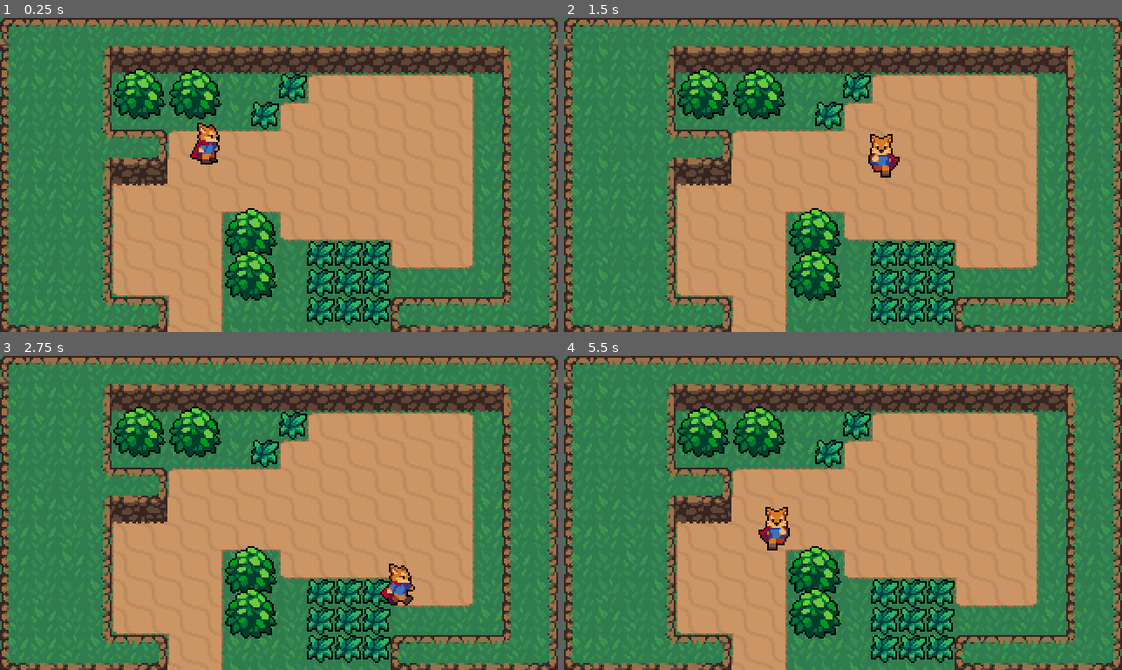
Above: before the commit, frames 1-4 (two rows, left to right).
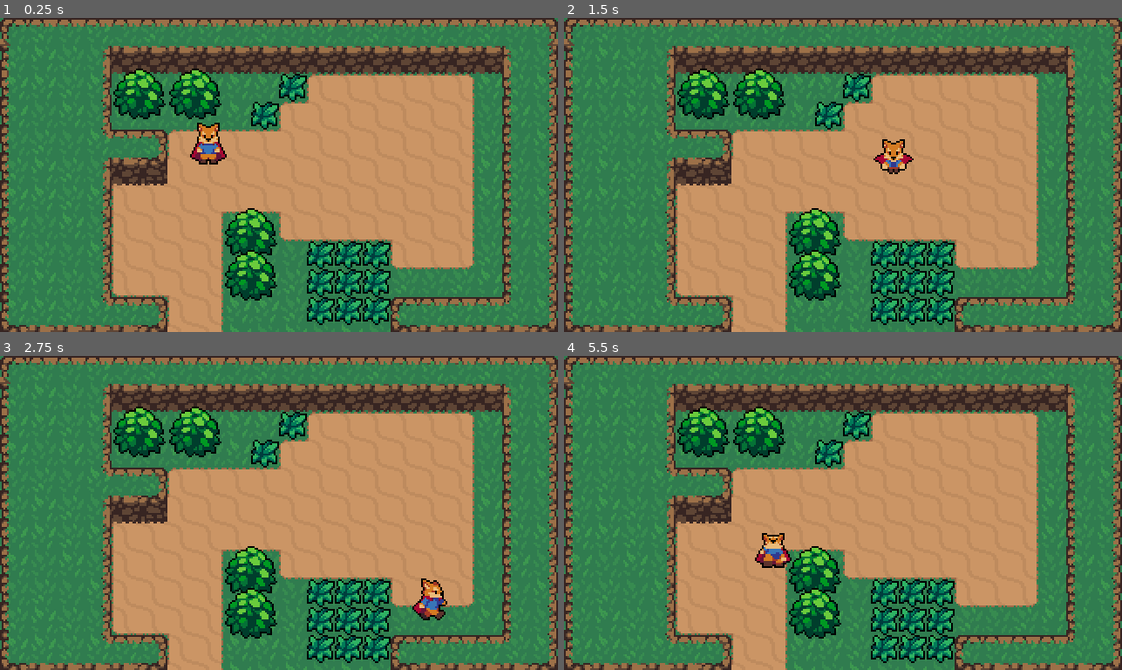
Above: after the commit, the same moments.

Repository: pauldpong/godot-tut
Game: Godot game, scene res://World.tscn
Two runs of this game, one before a commit and one after it. Both use one fixed random seed, a clock stepped at 60 frames per second and the inputs below.
Inputs:
- Up to frame 1 (0.25 s): no input
- Up to frame 2 (1.5 s): tap Enter at 0.5 s; hold Right (ui_right) 0.53-1.28 s; tap X (ui_roll, bound only after the commit) at 0.6, 1.35 s; hold Down (ui_down) from 1.28 s (still down)
- Up to frame 3 (2.75 s): release Down (ui_down) at 2.03 s; hold Right (ui_right) from 2.03 s (still down); tap X (ui_roll, bound only after the commit) at 2.1 s
- Up to frame 4 (5.5 s): release Right (ui_right) at 2.78 s; hold Up (ui_up) 2.78-3.53 s; tap X (ui_roll, bound only after the commit) every 0.75 s from 2.85 to 5.1 s; hold Left (ui_left) 3.53-5.03 s; hold Down (ui_down) from 5.03 s (still down)

The runs differ from the first frame. In frame 1, 0.3% of the frame differs, in the area x 35-41%, y 33-47%; in frame 2, 0.7%; in frame 3, 1.1%, in the area x 68-81%, y 66-85%; in frame 4, 0.9%.

Commit message:
Added rolling state

Diff:
--- a/Player/Player.gd
+++ b/Player/Player.gd
@@ -2,6 +2,7 @@
 
 const ACCELERATION = 500
 const MAX_SPEED = 80
+const ROLL_SPEED_FACTOR = 1.2
 
 enum {
 	MOVE,
@@ -11,6 +12,7 @@
 
 var state = MOVE
 var velocity = Vector2.ZERO
+var roll_vector = Vector2.DOWN
 
 onready var animationPlayer = $AnimationPlayer
 onready var animationTree = $AnimationTree
@@ -26,10 +28,13 @@
 
 			if Input.is_action_just_pressed("ui_attack"):
 				state = ATTACK
+
+			if Input.is_action_just_pressed("ui_roll"):
+				state = ROLL
 		ATTACK:
 			attack_state(delta)
 		ROLL:
-			pass
+			roll_state(delta)
 
 func move_state(delta):
 	var input_vector = Vector2.ZERO
@@ -39,9 +44,11 @@
 
 	# set animation
 	if input_vector != Vector2.ZERO:
+		roll_vector = input_vector
 		animationTree.set("parameters/Idle/blend_position", input_vector)
 		animationTree.set("parameters/Run/blend_position", input_vector)
 		animationTree.set("parameters/Attack/blend_position", input_vector)
+		animationTree.set("parameters/Roll/blend_position", input_vector)
 
 	animationState.travel("Run" if input_vector != Vector2.ZERO else "Idle")
 
@@ -49,11 +56,22 @@
 	# so we get the relative pixel/frame depending on FPS
 	velocity = velocity.move_toward(input_vector.normalized() * MAX_SPEED, ACCELERATION * delta)
 
-	velocity = move_and_slide(velocity)
+	move()
+
+func roll_state(delta):
+	velocity = roll_vector * MAX_SPEED * ROLL_SPEED_FACTOR
+	animationState.travel("Roll")
+	move()
 
 func attack_state(delta):
 	velocity = Vector2.ZERO
 	animationState.travel("Attack")
 
+func move():
+	velocity = move_and_slide(velocity)
+
+func on_roll_animation_end():
+	state = MOVE
+
 func on_attack_animation_end():
 	state = MOVE
--- a/Player/Player.tscn
+++ b/Player/Player.tscn
@@ -289,6 +289,126 @@
 }
 
 [sub_resource type="Animation" id=10]
+resource_name = "RollDown"
+length = 0.5
+tracks/0/type = "value"
+tracks/0/path = NodePath("Sprite:frame")
+tracks/0/interp = 1
+tracks/0/loop_wrap = true
+tracks/0/imported = false
+tracks/0/enabled = true
+tracks/0/keys = {
+"times": PoolRealArray( 0, 0.1, 0.2, 0.3, 0.4 ),
+"transitions": PoolRealArray( 1, 1, 1, 1, 1 ),
+"update": 1,
+"values": [ 55, 56, 57, 58, 59 ]
+}
+tracks/1/type = "method"
+tracks/1/path = NodePath(".")
+tracks/1/interp = 1
+tracks/1/loop_wrap = true
+tracks/1/imported = false
+tracks/1/enabled = true
+tracks/1/keys = {
+"times": PoolRealArray( 0.5 ),
+"transitions": PoolRealArray( 1 ),
+"values": [ {
+"args": [  ],
+"method": "on_roll_animation_end"
+} ]
+}
+
+[sub_resource type="Animation" id=37]
+resource_name = "RollLeft"
+length = 0.5
+tracks/0/type = "value"
+tracks/0/path = NodePath("Sprite:frame")
+tracks/0/interp = 1
+tracks/0/loop_wrap = true
+tracks/0/imported = false
+tracks/0/enabled = true
+tracks/0/keys = {
+"times": PoolRealArray( 0, 0.1, 0.2, 0.3, 0.4 ),
+"transitions": PoolRealArray( 1, 1, 1, 1, 1 ),
+"update": 1,
+"values": [ 50, 51, 52, 53, 54 ]
+}
+tracks/1/type = "method"
+tracks/1/path = NodePath(".")
+tracks/1/interp = 1
+tracks/1/loop_wrap = true
+tracks/1/imported = false
+tracks/1/enabled = true
+tracks/1/keys = {
+"times": PoolRealArray( 0.5 ),
+"transitions": PoolRealArray( 1 ),
+"values": [ {
+"args": [  ],
+"method": "on_roll_animation_end"
+} ]
+}
+
+[sub_resource type="Animation" id=38]
+resource_name = "RollRight"
+length = 0.5
+tracks/0/type = "value"
+tracks/0/path = NodePath("Sprite:frame")
+tracks/0/interp = 1
+tracks/0/loop_wrap = true
+tracks/0/imported = false
+tracks/0/enabled = true
+tracks/0/keys = {
+"times": PoolRealArray( 0, 0.1, 0.2, 0.3, 0.4 ),
+"transitions": PoolRealArray( 1, 1, 1, 1, 1 ),
+"update": 1,
+"values": [ 40, 41, 42, 43, 44 ]
+}
+tracks/1/type = "method"
+tracks/1/path = NodePath(".")
+tracks/1/interp = 1
+tracks/1/loop_wrap = true
+tracks/1/imported = false
+tracks/1/enabled = true
+tracks/1/keys = {
+"times": PoolRealArray( 0.5 ),
+"transitions": PoolRealArray( 1 ),
+"values": [ {
+"args": [  ],
+"method": "on_roll_animation_end"
+} ]
+}
+
+[sub_resource type="Animation" id=39]
+resource_name = "RollUp"
+length = 0.5
+tracks/0/type = "method"
+tracks/0/path = NodePath(".")
+tracks/0/interp = 1
+tracks/0/loop_wrap = true
+tracks/0/imported = false
+tracks/0/enabled = true
+tracks/0/keys = {
+"times": PoolRealArray( 0.5 ),
+"transitions": PoolRealArray( 1 ),
+"values": [ {
+"args": [  ],
+"method": "on_roll_animation_end"
+} ]
+}
+tracks/1/type = "value"
+tracks/1/path = NodePath("Sprite:frame")
+tracks/1/interp = 1
+tracks/1/loop_wrap = true
+tracks/1/imported = false
+tracks/1/enabled = true
+tracks/1/keys = {
+"times": PoolRealArray( 0, 0.1, 0.2, 0.3, 0.4 ),
+"transitions": PoolRealArray( 1, 1, 1, 1, 1 ),
+"update": 1,
+"values": [ 45, 46, 47, 48, 49 ]
+}
+
+[sub_resource type="Animation" id=11]
 length = 0.6
 loop = true
 tracks/0/type = "value"
@@ -352,82 +472,105 @@
 "values": [ 7, 8, 9, 10, 11, 6 ]
 }
 
-[sub_resource type="AnimationNodeAnimation" id=14]
+[sub_resource type="AnimationNodeAnimation" id=15]
 animation = "AttackLeft"
 
-[sub_resource type="AnimationNodeAnimation" id=15]
+[sub_resource type="AnimationNodeAnimation" id=16]
 animation = "AttackDown"
 
-[sub_resource type="AnimationNodeAnimation" id=16]
+[sub_resource type="AnimationNodeAnimation" id=17]
 animation = "AttackRight"
 
-[sub_resource type="AnimationNodeAnimation" id=17]
+[sub_resource type="AnimationNodeAnimation" id=18]
 animation = "AttackUp"
 
-[sub_resource type="AnimationNodeBlendSpace2D" id=18]
-blend_point_0/node = SubResource( 14 )
+[sub_resource type="AnimationNodeBlendSpace2D" id=19]
+blend_point_0/node = SubResource( 15 )
 blend_point_0/pos = Vector2( -1, 0 )
-blend_point_1/node = SubResource( 15 )
+blend_point_1/node = SubResource( 16 )
 blend_point_1/pos = Vector2( 0, 1.1 )
-blend_point_2/node = SubResource( 16 )
+blend_point_2/node = SubResource( 17 )
 blend_point_2/pos = Vector2( 1, 0 )
-blend_point_3/node = SubResource( 17 )
+blend_point_3/node = SubResource( 18 )
 blend_point_3/pos = Vector2( 0, -1.1 )
 min_space = Vector2( -1, -1.1 )
 max_space = Vector2( 1, 1.1 )
 blend_mode = 1
 
-[sub_resource type="AnimationNodeAnimation" id=19]
+[sub_resource type="AnimationNodeAnimation" id=20]
 animation = "IdleLeft"
 
-[sub_resource type="AnimationNodeAnimation" id=20]
+[sub_resource type="AnimationNodeAnimation" id=21]
 animation = "IdleDown"
 
-[sub_resource type="AnimationNodeAnimation" id=21]
+[sub_resource type="AnimationNodeAnimation" id=22]
 animation = "IdleRight"
 
-[sub_resource type="AnimationNodeAnimation" id=22]
+[sub_resource type="AnimationNodeAnimation" id=23]
 animation = "IdleUp"
 
-[sub_resource type="AnimationNodeBlendSpace2D" id=23]
-blend_point_0/node = SubResource( 19 )
+[sub_resource type="AnimationNodeBlendSpace2D" id=24]
+blend_point_0/node = SubResource( 20 )
 blend_point_0/pos = Vector2( -1, 0 )
-blend_point_1/node = SubResource( 20 )
+blend_point_1/node = SubResource( 21 )
 blend_point_1/pos = Vector2( 0, 1.1 )
-blend_point_2/node = SubResource( 21 )
+blend_point_2/node = SubResource( 22 )
 blend_point_2/pos = Vector2( 1, 0 )
-blend_point_3/node = SubResource( 22 )
+blend_point_3/node = SubResource( 23 )
 blend_point_3/pos = Vector2( 0, -1.1 )
 min_space = Vector2( -1, -1.1 )
 max_space = Vector2( 1, 1.1 )
 blend_mode = 1
 
-[sub_resource type="AnimationNodeAnimation" id=24]
-animation = "RunLeft"
-
-[sub_resource type="AnimationNodeAnimation" id=25]
-animation = "RunDown"
-
-[sub_resource type="AnimationNodeAnimation" id=26]
-animation = "RunRight"
-
-[sub_resource type="AnimationNodeAnimation" id=27]
-animation = "RunUp"
-
-[sub_resource type="AnimationNodeBlendSpace2D" id=28]
-blend_point_0/node = SubResource( 24 )
+[sub_resource type="AnimationNodeAnimation" id=40]
+animation = "RollLeft"
+
+[sub_resource type="AnimationNodeAnimation" id=41]
+animation = "RollDown"
+
+[sub_resource type="AnimationNodeAnimation" id=42]
+animation = "RollRight"
+
+[sub_resource type="AnimationNodeAnimation" id=43]
+animation = "RollUp"
+
+[sub_resource type="AnimationNodeBlendSpace2D" id=44]
+blend_point_0/node = SubResource( 40 )
 blend_point_0/pos = Vector2( -1, 0 )
-blend_point_1/node = SubResource( 25 )
+blend_point_1/node = SubResource( 41 )
 blend_point_1/pos = Vector2( 0, 1.1 )
-blend_point_2/node = SubResource( 26 )
-blend_point_2/pos = Vector2( 1, 0 )
-blend_point_3/node = SubResource( 27 )
+blend_point_2/node = SubResource( 42 )
+blend_point_2/pos = Vector2( 1, -0.1 )
+blend_point_3/node = SubResource( 43 )
 blend_point_3/pos = Vector2( 0, -1.1 )
 min_space = Vector2( -1, -1.1 )
 max_space = Vector2( 1, 1.1 )
 blend_mode = 1
 
-[sub_resource type="AnimationNodeStateMachineTransition" id=29]
+[sub_resource type="AnimationNodeAnimation" id=25]
+animation = "RunLeft"
+
+[sub_resource type="AnimationNodeAnimation" id=26]
+animation = "RunDown"
+
+[sub_resource type="AnimationNodeAnimation" id=27]
+animation = "RunRight"
+
+[sub_resource type="AnimationNodeAnimation" id=28]
+animation = "RunUp"
+
+[sub_resource type="AnimationNodeBlendSpace2D" id=29]
+blend_point_0/node = SubResource( 25 )
+blend_point_0/pos = Vector2( -1, 0 )
+blend_point_1/node = SubResource( 26 )
+blend_point_1/pos = Vector2( 0, 1.1 )
+blend_point_2/node = SubResource( 27 )
+blend_point_2/pos = Vector2( 1, 0 )
+blend_point_3/node = SubResource( 28 )
+blend_point_3/pos = Vector2( 0, -1.1 )
+min_space = Vector2( -1, -1.1 )
+max_space = Vector2( 1, 1.1 )
+blend_mode = 1
 
 [sub_resource type="AnimationNodeStateMachineTransition" id=30]
 
@@ -435,20 +578,28 @@
 
 [sub_resource type="AnimationNodeStateMachineTransition" id=32]
 
-[sub_resource type="AnimationNodeStateMachine" id=33]
-states/Attack/node = SubResource( 18 )
+[sub_resource type="AnimationNodeStateMachineTransition" id=33]
+
+[sub_resource type="AnimationNodeStateMachineTransition" id=45]
+
+[sub_resource type="AnimationNodeStateMachineTransition" id=46]
+
+[sub_resource type="AnimationNodeStateMachine" id=34]
+states/Attack/node = SubResource( 19 )
 states/Attack/position = Vector2( 431, 207 )
-states/Idle/node = SubResource( 23 )
+states/Idle/node = SubResource( 24 )
 states/Idle/position = Vector2( 337.8, 122.2 )
-states/Run/node = SubResource( 28 )
+states/Roll/node = SubResource( 44 )
+states/Roll/position = Vector2( 146, 122.2 )
+states/Run/node = SubResource( 29 )
 states/Run/position = Vector2( 522.6, 122.488 )
-transitions = [ "Idle", "Run", SubResource( 29 ), "Run", "Idle", SubResource( 30 ), "Idle", "Attack", SubResource( 31 ), "Attack", "Idle", SubResource( 32 ) ]
+transitions = [ "Idle", "Run", SubResource( 30 ), "Run", "Idle", SubResource( 31 ), "Idle", "Attack", SubResource( 32 ), "Attack", "Idle", SubResource( 33 ), "Roll", "Idle", SubResource( 45 ), "Idle", "Roll", SubResource( 46 ) ]
 start_node = "Idle"
-graph_offset = Vector2( 0, 58.5236 )
-
-[sub_resource type="AnimationNodeStateMachinePlayback" id=34]
-
-[sub_resource type="CapsuleShape2D" id=35]
+graph_offset = Vector2( 0, 18.5655 )
+
+[sub_resource type="AnimationNodeStateMachinePlayback" id=35]
+
+[sub_resource type="CapsuleShape2D" id=36]
 height = 12.0
 
 [node name="Player" type="KinematicBody2D"]
@@ -459,7 +610,7 @@
 position = Vector2( 0, -9 )
 texture = ExtResource( 2 )
 hframes = 60
-frame = 39
+frame = 18
 
 [node name="CollisionShape2D" type="CollisionShape2D" parent="."]
 rotation = 1.57079
@@ -474,18 +625,23 @@
 anims/IdleLeft = SubResource( 7 )
 anims/IdleRight = SubResource( 8 )
 anims/IdleUp = SubResource( 9 )
-anims/RunDown = SubResource( 10 )
-anims/RunLeft = SubResource( 11 )
-anims/RunRight = SubResource( 12 )
-anims/RunUp = SubResource( 13 )
+anims/RollDown = SubResource( 10 )
+anims/RollLeft = SubResource( 37 )
+anims/RollRight = SubResource( 38 )
+anims/RollUp = SubResource( 39 )
+anims/RunDown = SubResource( 11 )
+anims/RunLeft = SubResource( 12 )
+anims/RunRight = SubResource( 13 )
+anims/RunUp = SubResource( 14 )
 
 [node name="AnimationTree" type="AnimationTree" parent="."]
-tree_root = SubResource( 33 )
+tree_root = SubResource( 34 )
 anim_player = NodePath("../AnimationPlayer")
-parameters/playback = SubResource( 34 )
-parameters/Attack/blend_position = Vector2( -0.00252736, 0.00635839 )
-parameters/Idle/blend_position = Vector2( 0.000483513, 0.00567007 )
-parameters/Run/blend_position = Vector2( 0, 0 )
+parameters/playback = SubResource( 35 )
+parameters/Attack/blend_position = Vector2( -0.000842452, 1.07457 )
+parameters/Idle/blend_position = Vector2( -0.000842452, 1.07457 )
+parameters/Roll/blend_position = Vector2( -0.000842452, 1.08728 )
+parameters/Run/blend_position = Vector2( -0.000842452, 1.07457 )
 
 [node name="HitboxPivot" type="Position2D" parent="."]
 position = Vector2( 0, -4 )
--- a/project.godot
+++ b/project.godot
@@ -86,6 +86,11 @@
 "events": [ Object(InputEventKey,"resource_local_to_scene":false,"resource_name":"","device":0,"alt":false,"shift":false,"control":false,"meta":false,"command":false,"pressed":false,"scancode":32,"unicode":0,"echo":false,"script":null)
  ]
 }
+ui_roll={
+"deadzone": 0.5,
+"events": [ Object(InputEventKey,"resource_local_to_scene":false,"resource_name":"","device":0,"alt":false,"shift":false,"control":false,"meta":false,"command":false,"pressed":false,"scancode":88,"unicode":0,"echo":false,"script":null)
+ ]
+}
 
 [layer_names]
 
Not shown: 5 places in Player/Player.tscn that only renumber resources
